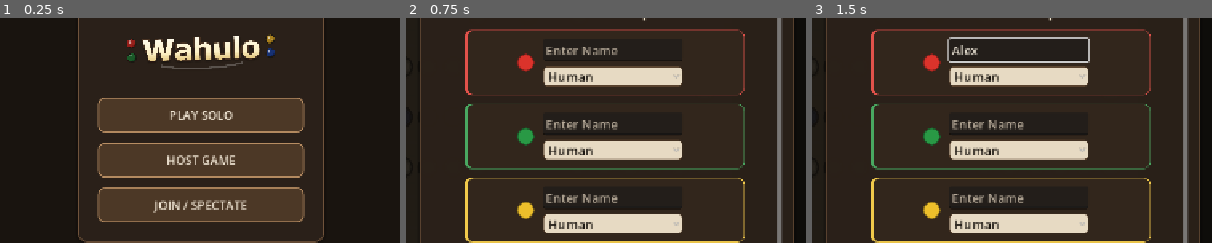
Above: before the commit, frames 1-3 (left to right).
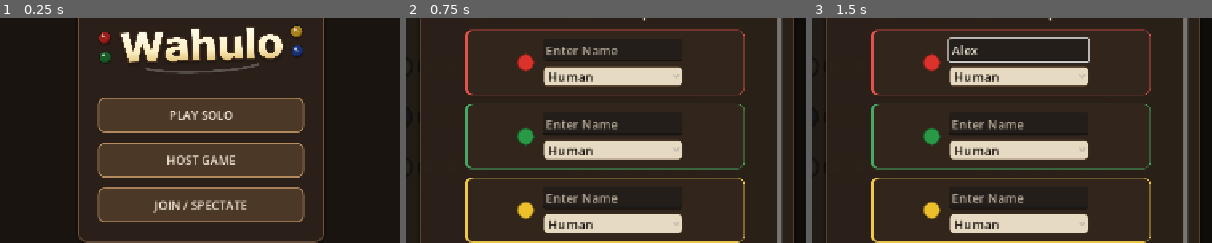
Above: after the commit, the same moments.

Repository: ItsTheMcCoy/wahoo-app
Game: Godot game, scene res://scenes/HomeScreen.tscn
The game is run twice, just before and just after one commit, with the same random seed, the same clock (stepped at 60 frames per second) and the same inputs.
Inputs (mouse positions are % of the whole screen's width and height, from its top left):
- Up to frame 1 (0.25 s): no input
- Up to frame 2 (0.75 s): click "PLAY SOLO" at 0.5 s
- Up to frame 3 (1.5 s): click (51, 35) at 1.27 s; type "Alex" at 1.35 s
The pictures show only the part of the screen within x 25-75%, y 28-78%; the shares and areas given below are measured in that part.

The runs differ from the first frame. In frame 1, 4.1% of the frame differs, in the area x 24-76%, y 3-25%; in frame 2, nothing differs; in frame 3, nothing differs.

Commit message:
Update wordmark PNG with manual edits
Co-Authored-By: Claude Sonnet 4.6 <noreply@anthropic.com>

Diff:
--- a/godot/project.godot
+++ b/godot/project.godot
@@ -17,9 +17,9 @@
 config/name="Wahulo: Marble Mayham"
 run/main_scene="res://scenes/HomeScreen.tscn"
 config/features=PackedStringArray("4.6")
+boot_splash/bg_color=Color(0.118, 0.086, 0.055, 1)
+boot_splash/image="res://assets/textures/boot_splash.png"
 config/icon="res://icon.png"
-boot_splash/image="res://assets/textures/boot_splash.png"
-boot_splash/bg_color=Color(0.118, 0.086, 0.055, 1)
 
 [autoload]
 
Binary file changed: godot/assets/textures/wahulo_wordmark.png
